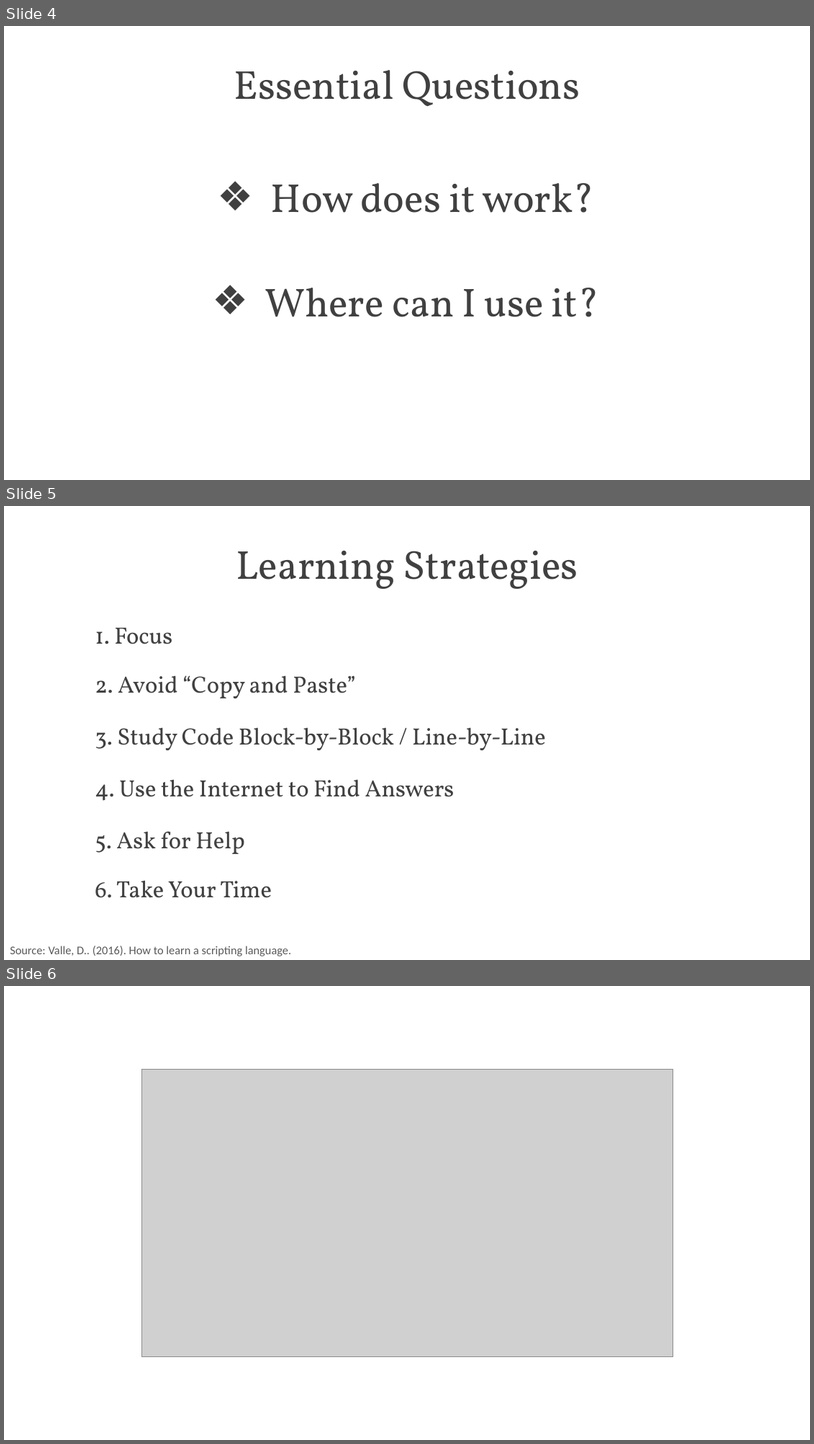
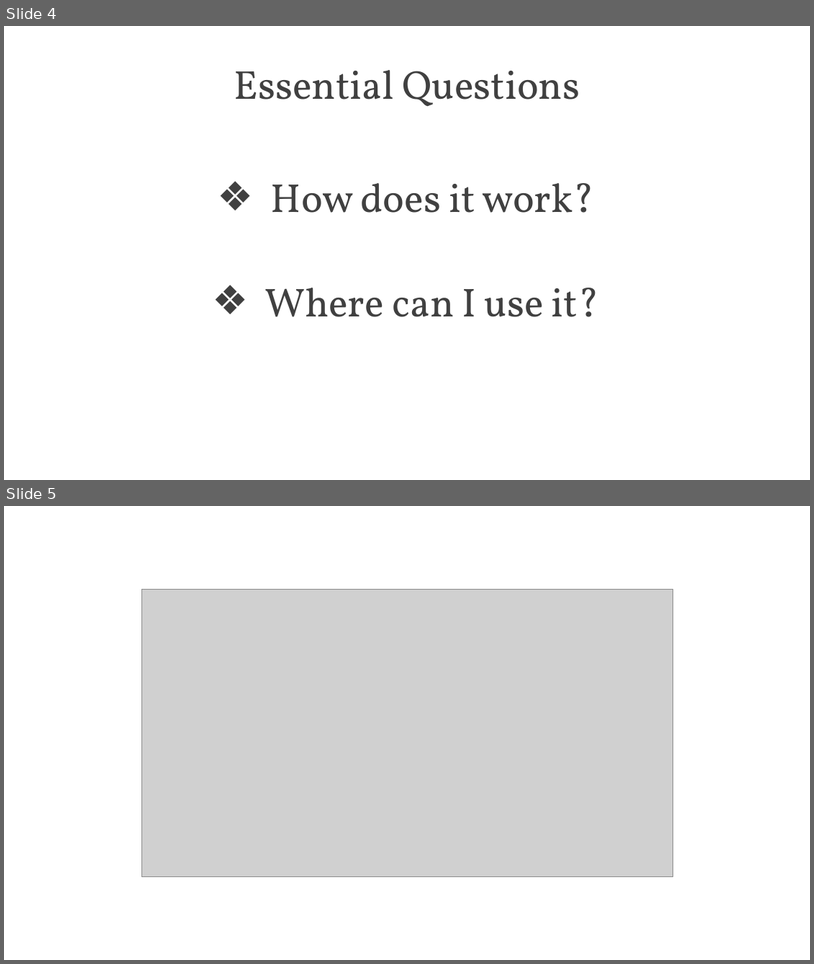
Before and after one commit to PracticumAI-Test/deep_learning, a slide deck: dl_getting_started.pptx. Shown one above the other, each under a label of ours: slides 4, 5 and 6 before the commit, slides 4 and 5 after it. The pictures are 814x1444 and 814x964 pixels, drawn with LibreOffice and Linux fonts; fonts in the diff are those of the drawing; grey boxes stand for pictures. Boxes give left, top, right and bottom in pixels: in the first picture for what was removed or moved away, otherwise in the second. Text is boxed around its words. In the diff, an @@ line names an element or a change of style, - is before the commit and + after.

```diff
--- a/dl_getting_started.pptx
+++ b/dl_getting_started.pptx
@@ slide 5 removed at bbox=[4, 506, 810, 960], background #FFFFFF @@
@@ title removed at bbox=[236, 551, 579, 589] @@
-Learning Strategies
@@ text removed at bbox=[95, 628, 172, 644] @@
-1. Focus
@@ text removed at bbox=[95, 675, 356, 698] @@
-2. Avoid “Copy and Paste”
@@ text removed at bbox=[95, 727, 546, 750] @@
-3. Study Code Block-by-Block / Line-by-Line
@@ text removed at bbox=[95, 779, 455, 800] @@
-4. Use the Internet to Find Answers
@@ text removed at bbox=[95, 831, 245, 854] @@
-5. Ask for Help
@@ text removed at bbox=[95, 880, 272, 898] @@
-6. Take Your Time
@@ text removed at bbox=[10, 945, 291, 956] @@
-Source: Valle, D.. (2016). How to learn a scripting language.
@@ what was slide 6 is now slide 5 @@
```
Also in this commit, not shown: 3 slides changed, 1 slide added, 5 other slides removed, 5 other files.
